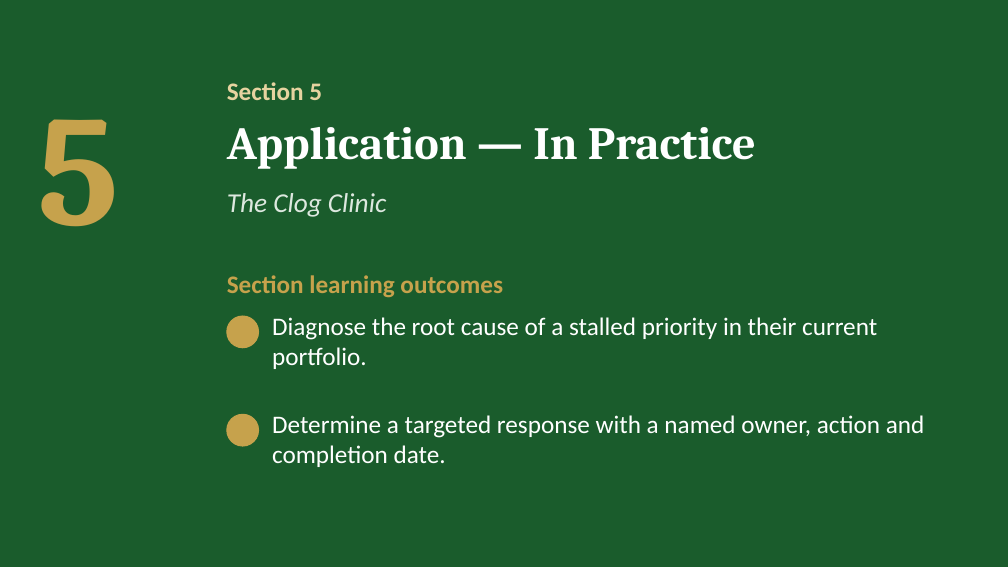
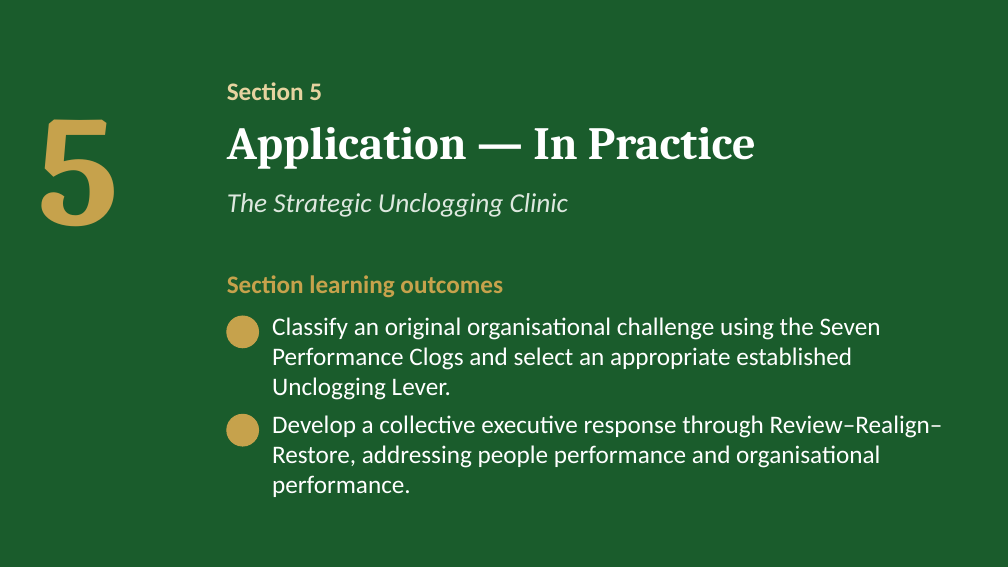
Before and after one commit to IBSL26/ibsl-platform, a slide deck: slide 24 of Unit decks/Unit 09 - Strategic Unclogging.pptx (slide 19 before the commit). Drawn at 1008x567 pixels with LibreOffice and Linux fonts; fonts in the diff are those of the drawing; background and template pictures are left out. Boxes give left, top, right and bottom in pixels: in the first picture for what was removed or moved away, otherwise in the second. Text is boxed around its words. In the diff, an @@ line names an element or a change of style, - is before the commit and + after.

```diff
--- a/Unit decks/Unit 09 - Strategic Unclogging.pptx
+++ b/Unit decks/Unit 09 - Strategic Unclogging.pptx
@@ text at [227, 193, 568, 217]: text changed @@
-The Clog Clinic
+The Strategic Unclogging Clinic
@@ text at [272, 317, 881, 400]: text changed @@
-Diagnose the root cause of a stalled priority in their current portfolio.
+Classify an original organisational challenge using the Seven Performance Clogs and select an appropriate established Unclogging Lever.
@@ text at [272, 415, 943, 497]: text changed @@
-Determine a targeted response with a named owner, action and completion date.
+Develop a collective executive response through Review–Realign–Restore, addressing people performance and organisational performance.
```
Also in this commit, not shown: 11 other slides changed, 10 slides added, 4 slides removed, 29 other files.
